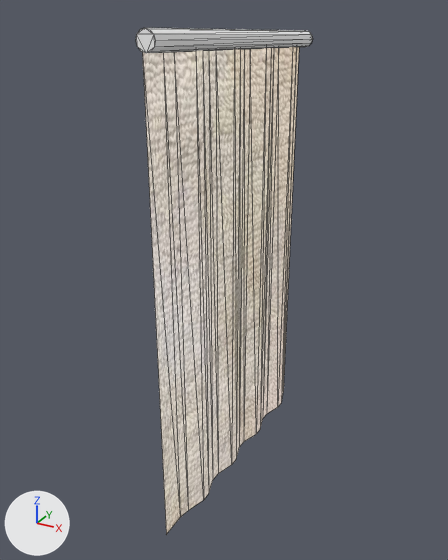
The glTF model Blender-Models/BAKED/TOWEL/TOWEL.glb as it was, and as the next commit left it.
One viewpoint serves both versions: a camera (50 mm lens) standing at (1.89, -1.05, 2.92) and looking at (0.22, 1.99, 1.4). Every picture has the same lights, and +X, +Y and +Z are marked at lower left. Mesh edges are drawn as thin lines. Where no turn or scale is listed for an object, it has been applied to the vertices. Vertices at the same position are counted once.

In view in the first picture: 'toalha'.
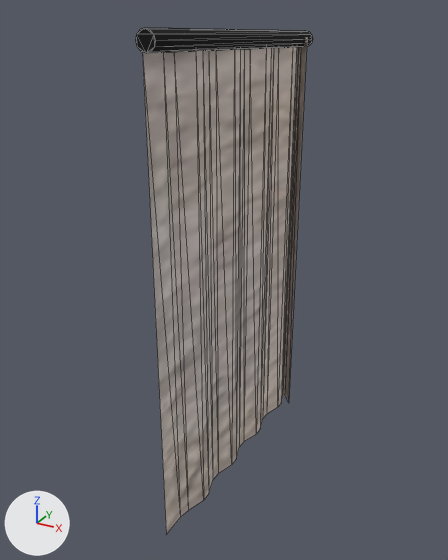
Patch to the scene script:
```diff
--- a/Blender-Models/BAKED/TOWEL/TOWEL.glb.py
+++ b/Blender-Models/BAKED/TOWEL/TOWEL.glb.py
@@ mat_suportecorina @@
 mat_suportecorina = principled_material('suportecorina')
-mat_suportecorina.base_color = (1.0, 1.0, 1.0)  # white #ffffff
+mat_suportecorina.base_color = (0.0, 0.0, 0.0)  # black #000000
 mat_suportecorina.roughness = 1.0
@@ mat_cortina @@
 mat_cortina = bpy.data.materials.new('cortina')
-# nodes: BsdfTransparent, Emission, LightPath, MixShader, OutputMaterial, TexImage
+# nodes: BsdfPrincipled, Mapping, OutputMaterial, TexImage, UVMap
 # uses the picture img_towel
@@ me_cylinder @@
 # used by ob_toalha; location = (0.293, 1.24, 2.796)
 # verts and faces of me_cylinder; kept vertices keep their numbers, new ones are numbered from 60
 # before: 26 (-0.04, 1.68, -0.04), 27 (-0.04, 1.68, -2.73) at pixel (283, 391), 29 (0.01, 1.53, -0.04), 42 (0.01, 1.53, -2.73) at pixel (281, 403)
-me_cylinder.from_pydata(...)  # 60 vertices, 78 faces; spans x -0.05..0.05, y -0.05..1.7, z -2.73..0.05
+me_cylinder.from_pydata(...)  # 64 vertices, 82 faces; spans x -0.05..0.07, y -0.05..1.7, z -2.73..0.05
+# me_cylinder part 1
+delete_vertices([26, 27])  # with the faces that use them
+verts[60] = (0.07, 1.55, -2.73)  # pixel (288, 403)
+verts[61] = (-0.01, 1.65, -2.73)  # pixel (284, 394)
+verts[62] = (-0.02, 1.64, -2.73)  # pixel (282, 394)
+for new, old in zip([63, 64, 65], [60, 61, 62]): verts[new] = verts[old] + (0.0, 0.0, 2.69)
+faces += [(29, 42, 62), (29, 62, 65), (61, 64, 65), (61, 65, 62), (60, 64, 61), (60, 63, 64)]  # mat_cortina
+# me_cylinder part 2: 74 kept faces spanning x -0.05..0.05, y -0.05..1.7, z -2.73..0.05 get new texture (UV) coordinates
 me_cylinder.materials.append(mat_suportecorina)
```

Location of each change, [x1, y1, x2, y2] in pixels of the pictures (448 x 560 px):
'toalha', recoloured, reshaped
    both: [136, 28, 313, 534]
part 1 of me_cylinder, built on
    before: [281, 47, 299, 401]
    after: [281, 37, 307, 403]
part 2 of me_cylinder, surface changed
    both: [136, 28, 313, 534]
